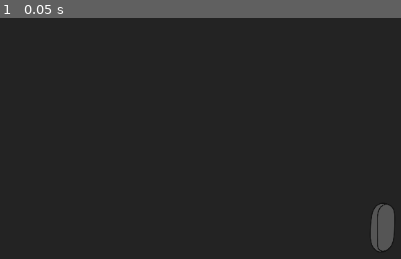
Above: before the commit, frame 1.
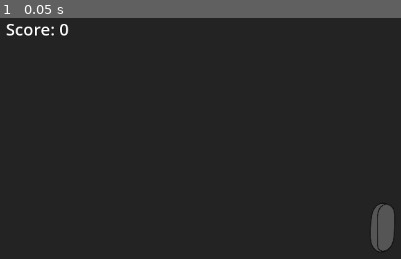
Above: after the commit, the same moment.

Repository: KyleDOT/Mouse_Platformer
Game: Godot game, scene res://player.tscn
The game is run twice, just before and just after one commit, with the same random seed, the same clock (stepped at 60 frames per second) and the same inputs. The project has no main scene, so this scene is started directly.
Inputs:
- Up to frame 1 (0.05 s): no input

The runs differ from the first frame. In frame 1, 0.3% of the frame differs, in the area x 1-18%, y 2-8%.

Commit message:
Finished Zenva "Create a 2D Platformer with Godot 4" course

Diff:
--- a/Game.tscn
+++ /dev/null
@@ -1,201 +0,0 @@
-[gd_scene load_steps=5 format=3 uid="uid://brtatydrcwclp"]
-
-[ext_resource type="PackedScene" uid="uid://clrms1bshyyiq" path="res://player.tscn" id="1_isgsv"]
-[ext_resource type="Texture2D" uid="uid://biwond464pw3f" path="res://Assets/Sprites/Tiles/tiles_packed.png" id="2_vw10d"]
-
-[sub_resource type="TileSetAtlasSource" id="TileSetAtlasSource_einp1"]
-texture = ExtResource("2_vw10d")
-texture_region_size = Vector2i(18, 18)
-0:0/0 = 0
-1:0/0 = 0
-2:0/0 = 0
-3:0/0 = 0
-4:0/0 = 0
-5:0/0 = 0
-6:0/0 = 0
-7:0/0 = 0
-8:0/0 = 0
-9:0/0 = 0
-10:0/0 = 0
-11:0/0 = 0
-12:0/0 = 0
-13:0/0 = 0
-14:0/0 = 0
-15:0/0 = 0
-16:0/0 = 0
-17:0/0 = 0
-18:0/0 = 0
-19:0/0 = 0
-0:1/0 = 0
-1:1/0 = 0
-2:1/0 = 0
-3:1/0 = 0
-4:1/0 = 0
-5:1/0 = 0
-6:1/0 = 0
-7:1/0 = 0
-8:1/0 = 0
-9:1/0 = 0
-10:1/0 = 0
-11:1/0 = 0
-12:1/0 = 0
-13:1/0 = 0
-14:1/0 = 0
-15:1/0 = 0
-16:1/0 = 0
-17:1/0 = 0
-18:1/0 = 0
-19:1/0 = 0
-0:2/0 = 0
-1:2/0 = 0
-2:2/0 = 0
-3:2/0 = 0
-4:2/0 = 0
-5:2/0 = 0
-6:2/0 = 0
-7:2/0 = 0
-8:2/0 = 0
-9:2/0 = 0
-10:2/0 = 0
-11:2/0 = 0
-12:2/0 = 0
-13:2/0 = 0
-14:2/0 = 0
-15:2/0 = 0
-16:2/0 = 0
-17:2/0 = 0
-18:2/0 = 0
-19:2/0 = 0
-0:3/0 = 0
-1:3/0 = 0
-2:3/0 = 0
-3:3/0 = 0
-4:3/0 = 0
-5:3/0 = 0
-6:3/0 = 0
-7:3/0 = 0
-8:3/0 = 0
-9:3/0 = 0
-10:3/0 = 0
-11:3/0 = 0
-12:3/0 = 0
-13:3/0 = 0
-14:3/0 = 0
-15:3/0 = 0
-16:3/0 = 0
-17:3/0 = 0
-18:3/0 = 0
-19:3/0 = 0
-0:4/0 = 0
-1:4/0 = 0
-2:4/0 = 0
-3:4/0 = 0
-4:4/0 = 0
-5:4/0 = 0
-6:4/0 = 0
-7:4/0 = 0
-8:4/0 = 0
-9:4/0 = 0
-10:4/0 = 0
-11:4/0 = 0
-12:4/0 = 0
-13:4/0 = 0
-14:4/0 = 0
-15:4/0 = 0
-16:4/0 = 0
-17:4/0 = 0
-18:4/0 = 0
-19:4/0 = 0
-0:5/0 = 0
-1:5/0 = 0
-2:5/0 = 0
-3:5/0 = 0
-4:5/0 = 0
-5:5/0 = 0
-6:5/0 = 0
-7:5/0 = 0
-8:5/0 = 0
-9:5/0 = 0
-10:5/0 = 0
-11:5/0 = 0
-12:5/0 = 0
-13:5/0 = 0
-14:5/0 = 0
-15:5/0 = 0
-16:5/0 = 0
-17:5/0 = 0
-18:5/0 = 0
-19:5/0 = 0
-0:6/0 = 0
-1:6/0 = 0
-2:6/0 = 0
-3:6/0 = 0
-4:6/0 = 0
-5:6/0 = 0
-6:6/0 = 0
-7:6/0 = 0
-8:6/0 = 0
-9:6/0 = 0
-10:6/0 = 0
-11:6/0 = 0
-12:6/0 = 0
-13:6/0 = 0
-14:6/0 = 0
-15:6/0 = 0
-16:6/0 = 0
-17:6/0 = 0
-18:6/0 = 0
-19:6/0 = 0
-0:7/0 = 0
-1:7/0 = 0
-2:7/0 = 0
-3:7/0 = 0
-4:7/0 = 0
-5:7/0 = 0
-6:7/0 = 0
-7:7/0 = 0
-8:7/0 = 0
-9:7/0 = 0
-10:7/0 = 0
-11:7/0 = 0
-12:7/0 = 0
-13:7/0 = 0
-14:7/0 = 0
-15:7/0 = 0
-16:7/0 = 0
-17:7/0 = 0
-18:7/0 = 0
-19:7/0 = 0
-0:8/0 = 0
-1:8/0 = 0
-2:8/0 = 0
-3:8/0 = 0
-4:8/0 = 0
-5:8/0 = 0
-6:8/0 = 0
-7:8/0 = 0
-8:8/0 = 0
-9:8/0 = 0
-10:8/0 = 0
-11:8/0 = 0
-12:8/0 = 0
-13:8/0 = 0
-14:8/0 = 0
-15:8/0 = 0
-16:8/0 = 0
-17:8/0 = 0
-18:8/0 = 0
-19:8/0 = 0
-
-[sub_resource type="TileSet" id="TileSet_12k30"]
-tile_size = Vector2i(18, 18)
-sources/1 = SubResource("TileSetAtlasSource_einp1")
-
-[node name="Node2D" type="Node2D"]
-
-[node name="Player" parent="." instance=ExtResource("1_isgsv")]
-
-[node name="TileMap" type="TileMap" parent="."]
-tile_set = SubResource("TileSet_12k30")
-format = 2
-layer_0/tile_data = PackedInt32Array(196606, 131073, 1, 196607, 131073, 1, 131072, 131073, 1, 131073, 131073, 1, 131074, 131073, 1, 131075, 131073, 1, 131076, 131073, 1, 131077, 131073, 1, 131078, 131073, 1, 262142, 131073, 6, 262143, 131073, 6, 196608, 131073, 6, 196609, 131073, 6, 196610, 131073, 6, 262146, 131073, 6, 262147, 131073, 6, 262145, 131073, 6, 262144, 131073, 6, 196611, 131073, 6, 196612, 131073, 6, 196613, 131073, 6, 196614, 131073, 6, 262150, 131073, 6, 262149, 131073, 6, 262148, 131073, 6, 327679, 131073, 6, 327678, 131073, 6, -65523, 131073, 1, -65524, 131073, 1, -65525, 131073, 1, -65526, 131073, 1, -65527, 131073, 1, -65528, 131073, 1, 8, 131073, 6, 9, 131073, 6, 10, 131073, 6, 11, 131073, 6, 12, 131073, 6, 13, 131073, 6)
--- a/player.tscn
+++ b/player.tscn
@@ -1,12 +1,19 @@
-[gd_scene load_steps=3 format=3 uid="uid://clrms1bshyyiq"]
+[gd_scene load_steps=5 format=3 uid="uid://clrms1bshyyiq"]
 
-[ext_resource type="Texture2D" uid="uid://uilw728f8a30" path="res://Assets/Sprites/Characters/mouse_laser.png" id="1_ohdus"]
+[ext_resource type="Texture2D" uid="uid://cdysssur81m0b" path="res://Assets/Sprites/Characters/mouse_laser.png" id="1_ohdus"]
+[ext_resource type="Script" path="res://player.gd" id="1_p1b4t"]
 
 [sub_resource type="CapsuleShape2D" id="CapsuleShape2D_ew48w"]
 radius = 18.0
 height = 70.0
 
-[node name="Player" type="CharacterBody2D"]
+[sub_resource type="LabelSettings" id="LabelSettings_7uf5i"]
+font_size = 24
+outline_size = 2
+outline_color = Color(0, 0, 0, 1)
+
+[node name="Player" type="CharacterBody2D" groups=["Player"]]
+script = ExtResource("1_p1b4t")
 
 [node name="Camera2D" type="Camera2D" parent="."]
 
@@ -16,3 +23,13 @@
 
 [node name="CollisionShape2D" type="CollisionShape2D" parent="."]
 shape = SubResource("CapsuleShape2D_ew48w")
+
+[node name="CanvasLayer" type="CanvasLayer" parent="."]
+
+[node name="ScoreText" type="Label" parent="CanvasLayer"]
+offset_left = 33.0
+offset_top = 21.0
+offset_right = 124.0
+offset_bottom = 58.0
+text = "Score: 0"
+label_settings = SubResource("LabelSettings_7uf5i")
--- a/project.godot
+++ b/project.godot
@@ -11,6 +11,7 @@
 [application]
 
 config/name="Mouse_Platformer"
+run/main_scene="res://Levels/Game.tscn"
 config/features=PackedStringArray("4.1", "Forward Plus")
 
 [rendering]
Binary file removed: Assets/Sprites/Characters/character_0000.png
Binary file removed: Assets/Sprites/Characters/character_0001.png
Binary file removed: Assets/Sprites/Characters/character_0002.png
Binary file removed: Assets/Sprites/Characters/character_0003.png
Binary file removed: Assets/Sprites/Characters/character_0004.png
Binary file removed: Assets/Sprites/Characters/character_0005.png
Binary file removed: Assets/Sprites/Characters/character_0006.png
Binary file removed: Assets/Sprites/Characters/character_0007.png
Binary file removed: Assets/Sprites/Characters/character_0008.png
Binary file removed: Assets/Sprites/Characters/character_0009.png
Binary file removed: Assets/Sprites/Characters/character_0010.png
Binary file removed: Assets/Sprites/Characters/character_0011.png
(and 17 more such lines)
